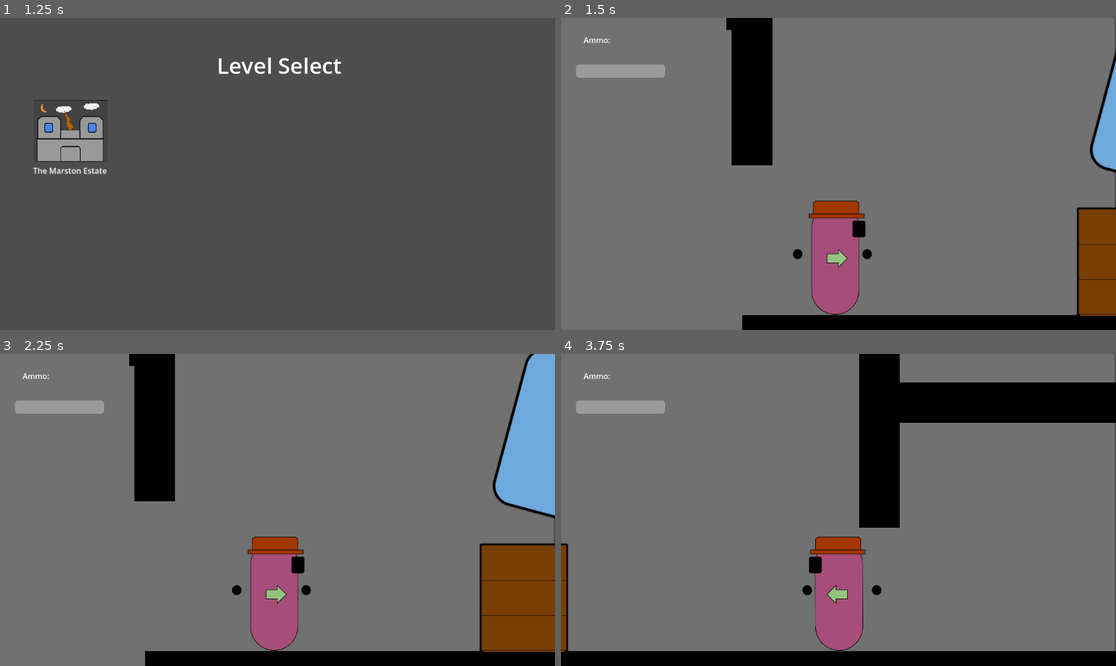
Above: before the commit, frames 1-4 (two rows, left to right).
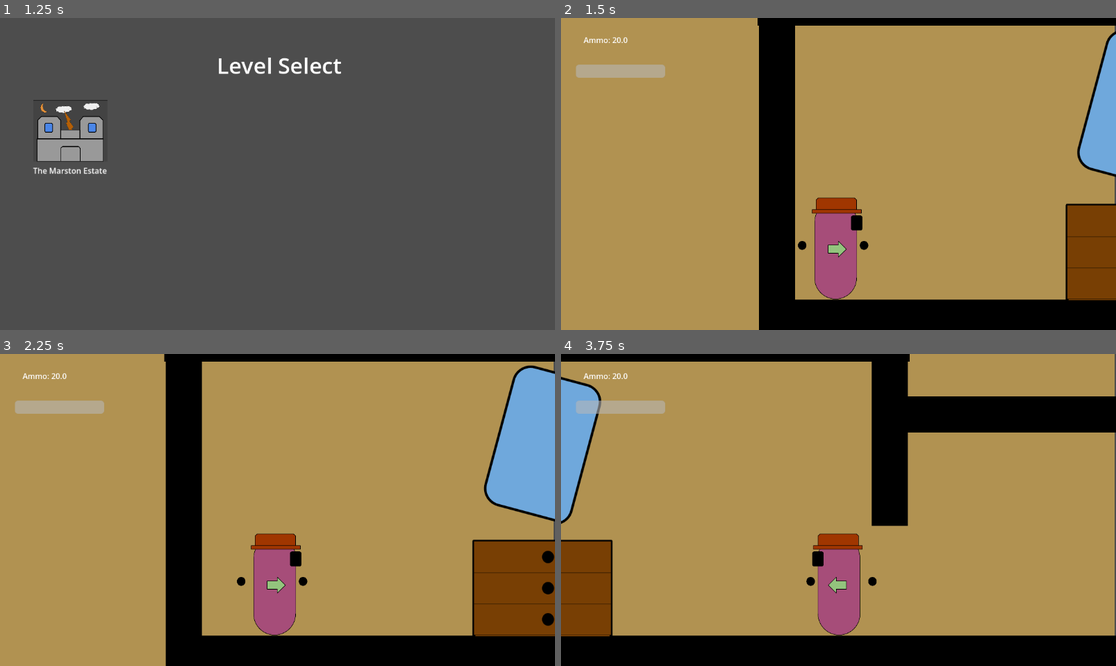
Above: after the commit, the same moments.

Repository: TrinityXon/No-Excuses-Nathan
Game: Godot game, scene res://Levels/UILevels/MainMenu.tscn
Same seed, same stepped clock (60 frames per second), same inputs: the game is played once before the commit and once after it. The engine's default icon, where the game draws it, is replaced by a stand-in: a white triangle on a blue panel in a dark square. Sound files missing from this copy of the repository are replaced by a short silence.
Inputs (mouse positions are in pixels of both pictures, inside the frame that each line leads up to):
- Up to frame 1 (1.25 s): click "Play" at 0.5 s
- Up to frame 2 (1.5 s): click (633, 130) at 1.25 s
- Up to frame 3 (2.25 s): tap Enter at 2 s; hold Right (Move_Right) from 2.03 s (still down); tap F (Pickup) at 2.1 s
- Up to frame 4 (3.75 s): tap W (Jump) at 2.27, 3.02 s; tap Ctrl (Shoot) at 2.85 s; release Right (Move_Right) at 3.53 s; hold Left (MoveLeft) from 3.53 s (still down); tap C (crouch) at 3.6 s

Frame 1 is identical in both runs. In frame 2, 91% of the frame differs, in the area x 0-100%, y 0-100%; in frame 3, 87%; in frame 4, 87%.
Error before the commit: Parse Error: Expected indented block after function declaration. (res://Game_Objects/Guns/Base/WeaponScript.gd:96)

Commit message:
Revert "Buggy ahh state"
This reverts commit 39837f49465792d149834f1c0636a146b5d5cb62.

Diff:
--- a/Components/SoundEffect/SoundEffect.gd
+++ b/Components/SoundEffect/SoundEffect.gd
@@ -6,8 +6,6 @@
 @export var randomPitchParamLow: float
 @export var randomPitchParamHigh: float
 @export var soundVol: float
-
-var soundHasFinished: bool
 
 
 func _ready():
@@ -22,5 +20,3 @@
 
 
 	audioPlayer.play()
-	if audioPlayer.finished:
-		soundHasFinished = true
--- a/Game_Objects/Enemies/Crackhead_Puny.tscn
+++ b/Game_Objects/Enemies/Crackhead_Puny.tscn
@@ -1,13 +1,10 @@
-[gd_scene load_steps=11 format=3 uid="uid://byr0775cal5qk"]
+[gd_scene load_steps=8 format=3 uid="uid://byr0775cal5qk"]
 
 [ext_resource type="PackedScene" uid="uid://cxe41e54d2v0t" path="res://Game_Objects/Enemies/Enemy_Base.tscn" id="1_kknho"]
 [ext_resource type="PackedScene" uid="uid://7kfttknk6kh2" path="res://Game_Objects/Collectible/MedKit/Medkit.tscn" id="2_oxjxp"]
 [ext_resource type="Texture2D" uid="uid://b1r5uf06yu5es" path="res://ArtSprite/Characters/Crackead_Puny.png" id="2_qdjv5"]
 [ext_resource type="PackedScene" uid="uid://b4krqoge8gma6" path="res://Game_Objects/Collectible/AmmoCollection.tscn" id="3_c1pj5"]
 [ext_resource type="PackedScene" uid="uid://dyaa6i2ul4c67" path="res://Game_Objects/Guns/pistol.tscn" id="3_jcc36"]
-[ext_resource type="PackedScene" uid="uid://dw44kq432namn" path="res://Components/SoundEffect/SoundEffect.tscn" id="6_7vpbd"]
-[ext_resource type="AudioStream" uid="uid://bha56wqb4aerc" path="res://SoundEffect/Enemy/Basic/Reaction/Enemy_hurt.mp3" id="7_123ij"]
-[ext_resource type="AudioStream" uid="uid://bklc8eymt4ebv" path="res://SoundEffect/Enemy/Basic/Reaction/Enemy_death.mp3" id="8_uxfog"]
 
 [sub_resource type="CapsuleShape2D" id="CapsuleShape2D_4i1ty"]
 radius = 20.0
@@ -71,30 +68,6 @@
 wait_time = 0.3
 one_shot = true
 
-[node name="Sound" type="Node" parent="." index="17"]
-
-[node name="Death" parent="Sound" index="0" instance=ExtResource("6_7vpbd")]
-unique_name_in_owner = true
-audio = ExtResource("8_uxfog")
-randomPitchParamLow = 1.0
-randomPitchParamHigh = 1.098
-soundVol = 3.0
-
-[node name="Hurt" parent="Sound" index="1" instance=ExtResource("6_7vpbd")]
-unique_name_in_owner = true
-audio = ExtResource("7_123ij")
-randomPitchParamLow = 0.98
-randomPitchParamHigh = 1.0
-soundVol = 3.0
-
-[node name="Hurt_Effect" type="AudioStreamPlayer2D" parent="Sound" index="2"]
-stream = ExtResource("7_123ij")
-
-[node name="Death_Effect" type="AudioStreamPlayer2D" parent="Sound" index="3"]
-stream = ExtResource("8_uxfog")
-
 [connection signal="damageBehaviour" from="." to="." method="_on_damage_behaviour"]
-[connection signal="deathBehaviour" from="." to="." method="_on_death_behaviour"]
 [connection signal="hasDetected" from="Vision" to="." method="_on_vision_has_detected"]
 [connection signal="timeout" from="ReactionSpeed" to="." method="_on_reaction_speed_timeout"]
-[connection signal="finished" from="Sound/Death_Effect" to="." method="_on_death_effect_finished"]
--- a/Game_Objects/Enemies/Enemies.gd
+++ b/Game_Objects/Enemies/Enemies.gd
@@ -11,7 +11,6 @@
 @export var ammoInstance: Array[PackedScene]
 
 signal damageBehaviour
-signal deathBehaviour
 
 func _ready():
 	healthBar.max_value = healthMonitor.maxHealth
@@ -22,7 +21,7 @@
 
 
 func _on_health_monitor_has_died():
-	deathBehaviour.emit()
+	die()
 	print("dead")
 
 
--- a/Game_Objects/Enemies/Enemy_Base.gd
+++ b/Game_Objects/Enemies/Enemy_Base.gd
@@ -60,10 +60,6 @@
 
 # Miscellaneous
 var canStartTimer: bool = true
-
-#Sound effects
-@onready var hurtSound = $Sound/Hurt_Effect
-@onready var deathSound = $Sound/Death_Effect
 
 func _ready():
 	gun = gunParent.get_child(0)
@@ -263,14 +259,3 @@
 
 func _on_damage_behaviour():
 	hasDetected = true
-	hurtSound.stop()
-	hurtSound.play()
-
-
-func _on_death_behaviour():
-	deathSound.play()
-
-
-
-func _on_death_effect_finished():
-	die()
--- a/Game_Objects/Guns/Base/WeaponScript.gd
+++ b/Game_Objects/Guns/Base/WeaponScript.gd
@@ -94,4 +94,4 @@
 	pass # TODO: ADD SPRAY MECHANICS
 
 func playSound():
-	#shootSound.play_effect()
+	shootSound.play_effect()
--- a/Game_Objects/LevelEntry/Level_Entry.tscn
+++ /dev/null
@@ -1,13 +0,0 @@
-[gd_scene load_steps=3 format=3 uid="uid://dpvb1ndl8exgl"]
-
-[ext_resource type="Texture2D" uid="uid://cwpfbja0me74q" path="res://ArtSprite/LevelEnterImages/MarstonEstate.png" id="1_ntr22"]
-[ext_resource type="PackedScene" uid="uid://bur5u1p2bwm08" path="res://Game_Objects/Enemies/Doors/BaseDoor.tscn" id="2_xcrp8"]
-
-[node name="Level_Entry" type="Node2D"]
-
-[node name="Sprite2D" type="Sprite2D" parent="."]
-texture = ExtResource("1_ntr22")
-
-[node name="BaseDoor" parent="." instance=ExtResource("2_xcrp8")]
-position = Vector2(0, 115)
-scale = Vector2(1.4, 1.36)
--- a/Game_Objects/Player/Nathan_Main.gd
+++ b/Game_Objects/Player/Nathan_Main.gd
@@ -7,7 +7,6 @@
 @export var maxSpeedVert = 300
 @export var minSpeedVert = 0
 @export var acceleration: float = 3
-@export var cameraZoom: float
 
 @export var jumpSpeed = 450
 @export var gravity = 600
@@ -31,7 +30,6 @@
 @onready var ceilingCheck = %CeilingCheck
 @onready var progress_bar = %ProgressBar
 @onready var health_monitor = %healthMonitor
-@onready var camera_2d = $Camera2D
 
 var emitBus
 
@@ -72,9 +70,6 @@
 	if gun:
 		ammoLabel.text = "Ammo: " + str(gun.ammoCnt)
 		gun.ammoChange.connect(trackAmmo)
-
-	if cameraZoom != 0:
-		camera_2d.zoom = Vector2(cameraZoom, cameraZoom)
 
 # Game loop
 func _physics_process(delta):
--- a/Game_Objects/Player/Nathan_Main.tscn
+++ b/Game_Objects/Player/Nathan_Main.tscn
@@ -93,6 +93,6 @@
 
 [node name="Camera2D" type="Camera2D" parent="."]
 position = Vector2(0, -70)
-zoom = Vector2(1.825, 1.825)
+zoom = Vector2(1.625, 1.625)
 
 [connection signal="hasTakenDamage" from="healthMonitor" to="." method="_on_health_monitor_has_taken_damage"]
--- a/Levels/The_Marston_Estate/Floor_1/floor_1.tscn
+++ b/Levels/The_Marston_Estate/Floor_1/floor_1.tscn
@@ -33,7 +33,7 @@
 [node name="Player" type="Node2D" parent="."]
 
 [node name="Nathan_Main" parent="Player" instance=ExtResource("1_axofd")]
-position = Vector2(-3091, 704)
+position = Vector2(-3110, 696)
 acceleration = 4.0
 
 [node name="Environment" type="Node2D" parent="."]
@@ -48,18 +48,13 @@
 scale = Vector2(1.76, 0.360002)
 
 [node name="GroundLevel4" parent="Environment/Rooms/Foyer" instance=ExtResource("1_wy6xv")]
-position = Vector2(-3189, 472)
+position = Vector2(-3188, 574)
 rotation = 1.57079
-scale = Vector2(1.64588, 0.359995)
+scale = Vector2(3.32, 0.360002)
 
 [node name="GroundLevel2" parent="Environment/Rooms/Foyer" instance=ExtResource("1_wy6xv")]
 position = Vector2(-2728, 378)
 scale = Vector2(7.35279, 0.360002)
-
-[node name="GroundLevel10" parent="Environment/Rooms/Foyer" instance=ExtResource("1_wy6xv")]
-position = Vector2(-3195, 285)
-rotation = 1.57079
-scale = Vector2(2.1528, 0.360002)
 
 [node name="GroundLevel5" parent="Environment/Rooms/Foyer" instance=ExtResource("1_wy6xv")]
 position = Vector2(-2118, 774)
@@ -440,7 +435,7 @@
 [node name="Miscellaneous" type="Node2D" parent="."]
 
 [node name="CanvasLayer" type="CanvasLayer" parent="Miscellaneous"]
-layer = -2
+layer = -1
 
 [node name="ColorRect" type="ColorRect" parent="Miscellaneous/CanvasLayer"]
 anchors_preset = 15
@@ -449,7 +444,7 @@
 grow_horizontal = 2
 grow_vertical = 2
 scale = Vector2(0.997648, 1)
-color = Color(0.443137, 0.443137, 0.443137, 1)
+color = Color(0.694118, 0.572549, 0.317647, 1)
 
 [node name="SizeRefe" type="Sprite2D" parent="Miscellaneous"]
 position = Vector2(-2814, 171)
@@ -500,5 +495,5 @@
 level = "res://Levels/UILevels/MainMenu.tscn"
 
 [node name="Ladder" parent="." instance=ExtResource("26_hc5gc")]
-position = Vector2(3923, 476)
-scale = Vector2(1.78151, 3.72201)
+position = Vector2(3908, 466)
+scale = Vector2(1.50155, 3.64201)
--- a/Levels/The_Marston_Estate/Marston_estate_enter.tscn
+++ /dev/null
@@ -1,36 +0,0 @@
-[gd_scene load_steps=4 format=3 uid="uid://d3nr6i2tr180v"]
-
-[ext_resource type="PackedScene" uid="uid://bbckx7xassilq" path="res://Levels/The_Marston_Estate/marston_estate_level_entry.tscn" id="1_abwxj"]
-[ext_resource type="PackedScene" uid="uid://cryaljckxmgxf" path="res://Game_Objects/Floor/BlockoutPlaceholder.tscn" id="2_q60dc"]
-[ext_resource type="PackedScene" uid="uid://wgm30cc5agxg" path="res://Game_Objects/Player/Nathan_Main.tscn" id="3_g8q4t"]
-
-[node name="Marston_estate_enter" type="Node2D"]
-
-[node name="Level_Entry" parent="." instance=ExtResource("1_abwxj")]
-position = Vector2(-357, -257)
-scale = Vector2(1.3658, 1.3658)
-
-[node name="GroundLevel" parent="." instance=ExtResource("2_q60dc")]
-position = Vector2(-312, 60)
-scale = Vector2(12.44, 1)
-
-[node name="GroundLevel4" parent="." instance=ExtResource("2_q60dc")]
-position = Vector2(-39, -959)
-scale = Vector2(26.4, 1)
-newColor = Color(0, 0, 0, 0)
-
-[node name="GroundLevel2" parent="." instance=ExtResource("2_q60dc")]
-position = Vector2(-1071, -454)
-rotation = -1.5708
-scale = Vector2(8.28, 1)
-newColor = Color(0, 0, 0, 0)
-
-[node name="GroundLevel3" parent="." instance=ExtResource("2_q60dc")]
-position = Vector2(357, -434)
-rotation = -1.5708
-scale = Vector2(8.28, 1)
-newColor = Color(0, 0, 0, 0)
-
-[node name="Nathan_Main" parent="." instance=ExtResource("3_g8q4t")]
-position = Vector2(-919, -66)
-cameraZoom = 0.5
--- a/Levels/The_Marston_Estate/marston_estate_level_entry.tscn
+++ /dev/null
@@ -1,8 +0,0 @@
-[gd_scene load_steps=2 format=3 uid="uid://bbckx7xassilq"]
-
-[ext_resource type="PackedScene" uid="uid://dpvb1ndl8exgl" path="res://Game_Objects/LevelEntry/Level_Entry.tscn" id="1_8xx88"]
-
-[node name="Level_Entry" instance=ExtResource("1_8xx88")]
-
-[node name="BaseDoor" parent="." index="1"]
-level = "res://Levels/The_Marston_Estate/Floor_1/floor_1.tscn"
Binary file removed: ArtSprite/LevelEnterImages/MarstonEstate.png
Not shown, removed: ArtSprite/LevelEnterImages/MarstonEstate.png.import
